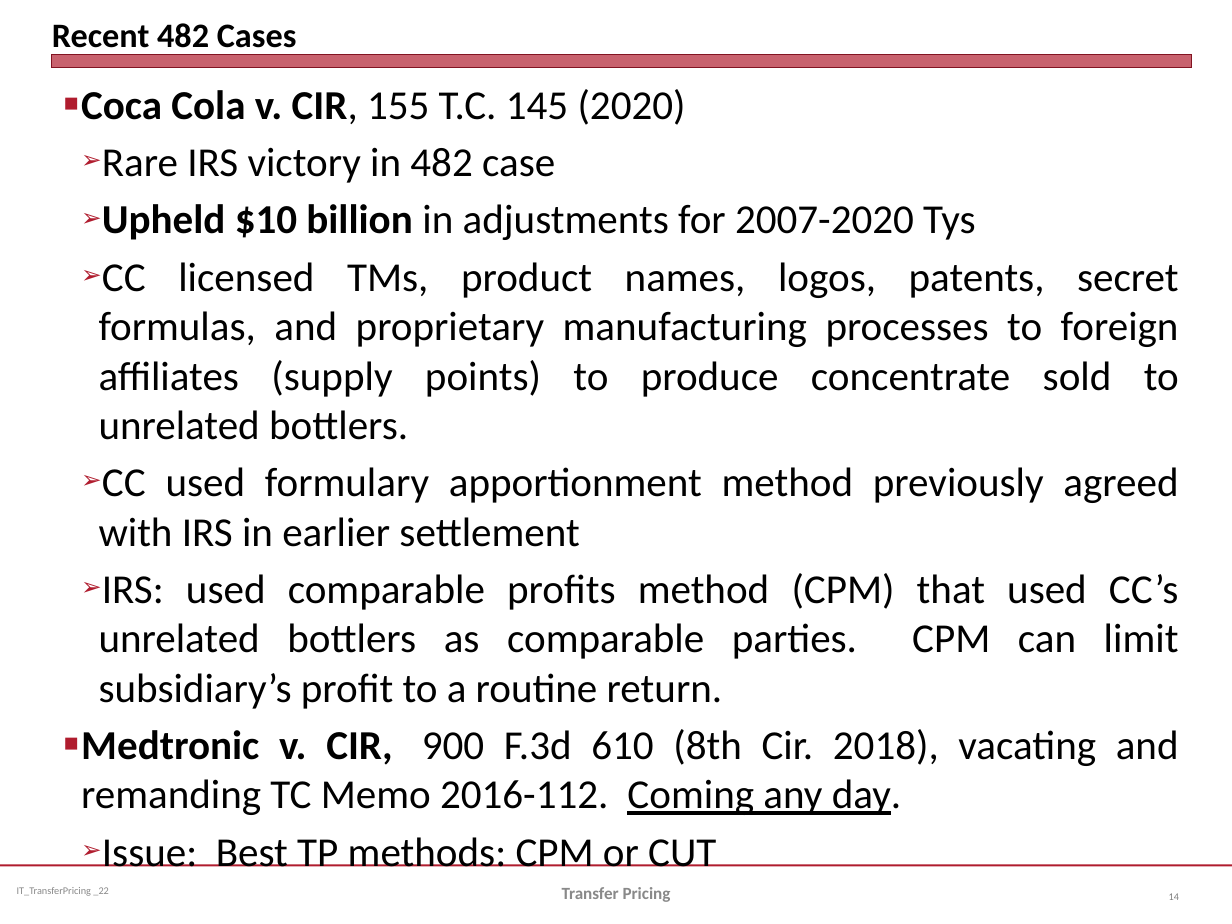
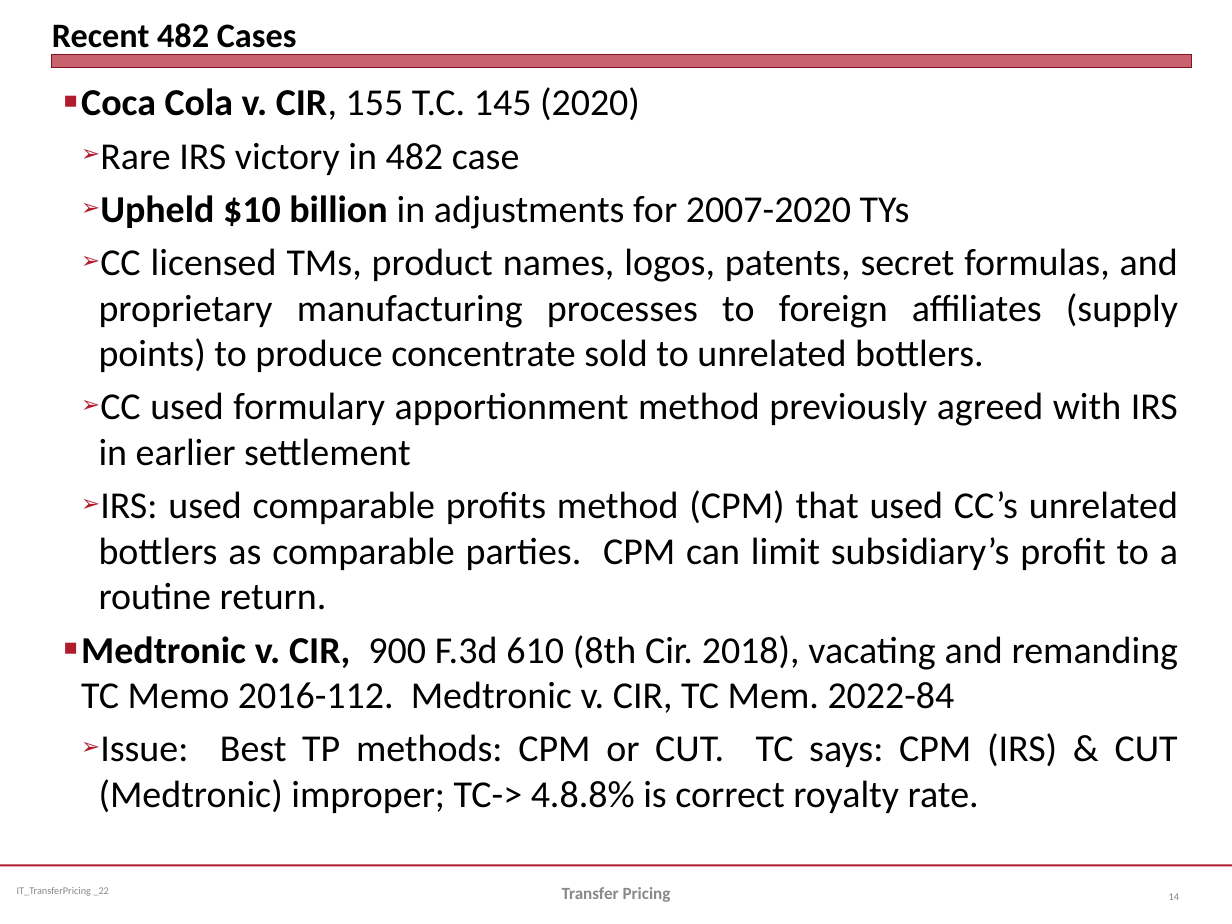
Before and after one commit to jmc877/International-Tax, a slide deck: slide 14 of slides/IT_TransferPricing_2022.pptx. Drawn at 1232x924 pixels with LibreOffice and Linux fonts; fonts in the diff are those of the drawing. Boxes give left, top, right and bottom in pixels: in the first picture for what was removed or moved away, otherwise in the second. Text is boxed around its words. In the diff, an @@ line names an element or a change of style, - is before the commit and + after.

```diff
--- a/slides/IT_TransferPricing_2022.pptx
+++ b/slides/IT_TransferPricing_2022.pptx
@@ text at [81,87,1178,610]: size 24 to 22.2 pt in "Coca Cola v. CIR, 155 T.C. 145 ...", "Rare IRS victory in 482 case", "CC licensed TMs, product names, logos, patents, ...", "CC used formulary apportionment method previously agreed ..." and 1 more places @@
@@ text at [100,195,910,229]: text changed; size 24 to 22.2 pt @@
-  ➢ Upheld $10 billion in adjustments for 2007-2020 Tys
+  ➢ Upheld $10 billion in adjustments for 2007-2020 TYs
@@ text at [81,635,1178,813]: text changed; size 24 to 22.2 pt @@
-■ Medtronic v. CIR, 900 F.3d 610 (8th Cir. 2018), vacating and remanding TC Memo 2016-112. Coming any day.
-  ➢ Issue: Best TP methods: CPM or CUT
+■ Medtronic v. CIR, 900 F.3d 610 (8th Cir. 2018), vacating and remanding TC Memo 2016-112. Medtronic v. CIR, TC Mem. 2022-84
+  ➢ Issue: Best TP methods: CPM or CUT. TC says: CPM (IRS) & CUT (Medtronic) improper; TC-> 4.8.8% is correct royalty rate.
```
Also in this commit, not shown: 4 other slides changed.
